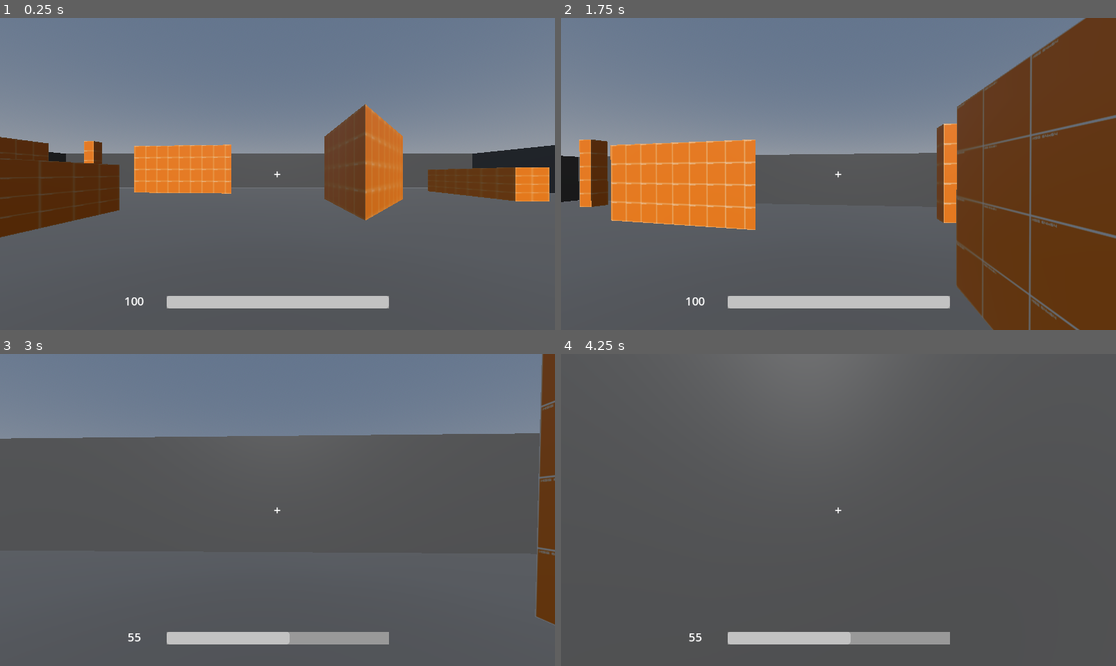
Above: before the commit, frames 1-4 (two rows, left to right).
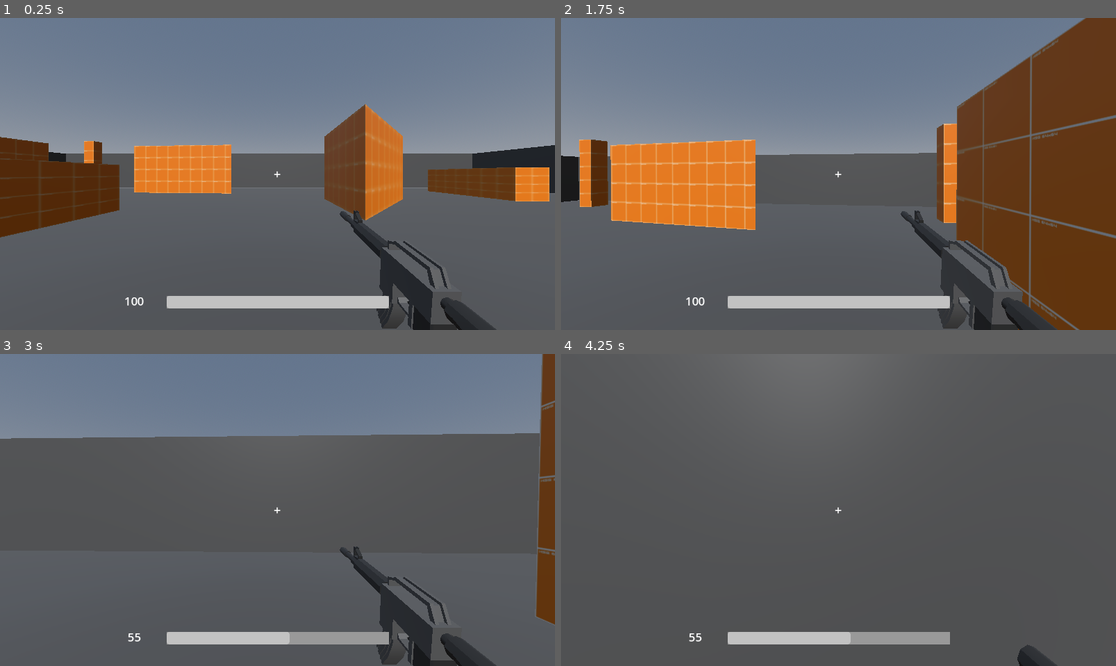
Above: after the commit, the same moments.

Repository: ORBStudios/overbullet
Game: Godot game, scene res://scenes/root.tscn
The game is run twice, just before and just after one commit, with the same random seed, the same clock (stepped at 60 frames per second) and the same inputs.
Inputs (mouse positions are in pixels of both pictures, inside the frame that each line leads up to):
- Up to frame 1 (0.25 s): no input
- Up to frame 2 (1.75 s): tap Enter at 0.5 s; move the mouse to (866, 174) at 0.52 s; press the mouse at (866, 174) at 0.53 s; hold W (forward) from 0.53 s (still down); tap Space (jump) at 0.77, 1.52 s; move the mouse to (810, 174) at 1.27 s; release the mouse at (810, 174) at 1.28 s; click (810, 174) at 1.35 s
- Up to frame 3 (3 s): keep holding W (forward); move the mouse to (288, 503) at 2.02 s; hold H 2.03-2.78 s; click (288, 503) at 2.3 s; move the mouse to (271, 516) at 2.77 s; click (271, 516) at 2.85 s
- Up to frame 4 (4.25 s): keep holding W (forward); tap Space (jump) at 3.02, 3.77 s; move the mouse to (877, 513) at 3.52 s; press the mouse at (877, 513) at 3.53 s; tap R (reload) at 4.15 s

The runs differ from the first frame. In frame 1, 2.7% of the frame differs, in the area x 61-90%, y 61-100%; in frame 2, 3.8%; in frame 3, 2.7%; in frame 4, 0.3%.

Commit message:
file management of guns and creation of config files

Diff:
--- a/project.godot
+++ b/project.godot
@@ -72,6 +72,18 @@
 "events": [Object(InputEventKey,"resource_local_to_scene":false,"resource_name":"","device":-1,"window_id":0,"alt_press …(192 unchanged characters)…
 ]
 }
+"switch prev"={
+"deadzone": 0.2,
+"events": [Object(InputEventKey,"resource_local_to_scene":false,"resource_name":"","device":-1,"window_id":0,"alt_pressed":false,"shift_pressed":false,"ctrl_pressed":false,"meta_pressed":false,"pressed":false,"keycode":0,"physical_keycode":81,"key_label":0,"unicode":113,"location":0,"echo":false,"script":null)
+, Object(InputEventMouseButton,"resource_local_to_scene":false,"resource_name":"","device":-1,"window_id":0,"alt_pressed":false,"shift_pressed":false,"ctrl_pressed":false,"meta_pressed":false,"button_mask":8,"position":Vector2(165, 12),"global_position":Vector2(172, 49),"factor":1.0,"button_index":4,"canceled":false,"pressed":true,"double_click":false,"script":null)
+]
+}
+"switch next"={
+"deadzone": 0.2,
+"events": [Object(InputEventKey,"resource_local_to_scene":false,"resource_name":"","device":-1,"window_id":0,"alt_pressed":false,"shift_pressed":false,"ctrl_pressed":false,"meta_pressed":false,"pressed":false,"keycode":0,"physical_keycode":69,"key_label":0,"unicode":101,"location":0,"echo":false,"script":null)
+, Object(InputEventMouseButton,"resource_local_to_scene":false,"resource_name":"","device":-1,"window_id":0,"alt_pressed":false,"shift_pressed":false,"ctrl_pressed":false,"meta_pressed":false,"button_mask":16,"position":Vector2(158, 9),"global_position":Vector2(165, 46),"factor":1.0,"button_index":5,"canceled":false,"pressed":true,"double_click":false,"script":null)
+]
+}
 
 [physics]
 
--- a/scenes/player.tscn
+++ b/scenes/player.tscn
@@ -1,7 +1,8 @@
-[gd_scene load_steps=5 format=3 uid="uid://dxawjyuoc7oa0"]
+[gd_scene load_steps=6 format=3 uid="uid://dxawjyuoc7oa0"]
 
 [ext_resource type="Script" uid="uid://cttkttrwrt4yf" path="res://scripts/character_body_3d.gd" id="1_3vyb7"]
 [ext_resource type="Script" uid="uid://lpkwkblt7thb" path="res://scripts/weaponmanager.gd" id="2_g2els"]
+[ext_resource type="PackedScene" uid="uid://beaxm7pjg3pvo" path="res://weapons/m4/m4.tscn" id="3_qhqgy"]
 
 [sub_resource type="CapsuleShape3D" id="CapsuleShape3D_g2els"]
 radius = 0.35
@@ -30,6 +31,9 @@
 transform = Transform3D(1, 0, 0, 0, 1, 0, 0, 0, 1, 0, -1.6, 0)
 script = ExtResource("2_g2els")
 
+[node name="M16 Body_7" parent="head/Camera3D/weaponmanager" instance=ExtResource("3_qhqgy")]
+transform = Transform3D(-0.5, 0, 7.54979e-08, 6.58007e-09, 0.498097, 0.0435779, -7.52106e-08, 0.0435779, -0.498097, 0.4, 1.3, -0.6)
+
 [node name="MeshInstance3D" type="MeshInstance3D" parent="."]
 transform = Transform3D(1, 0, 0, 0, 1, 0, 0, 0, 1, 0, 0.9, 0)
 mesh = SubResource("CapsuleMesh_3vyb7")
--- /dev/null
+++ b/weapons/ak47/config.tres
@@ -0,0 +1,13 @@
+[gd_resource type="Resource" script_class="Weapon" load_steps=2 format=3 uid="uid://cixxq6q0xolg8"]
+
+[ext_resource type="Script" uid="uid://cux7drn6fn7j1" path="res://scripts/weapon.gd" id="1_46gb7"]
+
+[resource]
+script = ExtResource("1_46gb7")
+weapon_name = "Weapon"
+damage = 10
+fire_rate = 0.15
+magazine_size = 22
+reload_time = 1.2
+reserve_ammo = 66
+metadata/_custom_type_script = "uid://cux7drn6fn7j1"
--- /dev/null
+++ b/weapons/dragunov/config.tres
@@ -0,0 +1,13 @@
+[gd_resource type="Resource" script_class="Weapon" load_steps=2 format=3 uid="uid://ogig27lvm46k"]
+
+[ext_resource type="Script" uid="uid://cux7drn6fn7j1" path="res://scripts/weapon.gd" id="1_wwk8n"]
+
+[resource]
+script = ExtResource("1_wwk8n")
+weapon_name = "Weapon"
+damage = 10
+fire_rate = 0.15
+magazine_size = 22
+reload_time = 1.2
+reserve_ammo = 66
+metadata/_custom_type_script = "uid://cux7drn6fn7j1"
--- /dev/null
+++ b/weapons/m1887/config.tres
@@ -0,0 +1,13 @@
+[gd_resource type="Resource" script_class="Weapon" load_steps=2 format=3 uid="uid://bvwdskye4ad4p"]
+
+[ext_resource type="Script" uid="uid://cux7drn6fn7j1" path="res://scripts/weapon.gd" id="1_3tssv"]
+
+[resource]
+script = ExtResource("1_3tssv")
+weapon_name = "Weapon"
+damage = 10
+fire_rate = 0.15
+magazine_size = 22
+reload_time = 1.2
+reserve_ammo = 66
+metadata/_custom_type_script = "uid://cux7drn6fn7j1"
--- /dev/null
+++ b/weapons/m4/config.tres
@@ -0,0 +1,13 @@
+[gd_resource type="Resource" script_class="Weapon" load_steps=2 format=3 uid="uid://bp8725diranpy"]
+
+[ext_resource type="Script" uid="uid://cux7drn6fn7j1" path="res://scripts/weapon.gd" id="1_ur3oa"]
+
+[resource]
+script = ExtResource("1_ur3oa")
+weapon_name = "Weapon"
+damage = 10
+fire_rate = 0.15
+magazine_size = 22
+reload_time = 1.2
+reserve_ammo = 66
+metadata/_custom_type_script = "uid://cux7drn6fn7j1"
--- /dev/null
+++ b/weapons/m40/config.tres
@@ -0,0 +1,13 @@
+[gd_resource type="Resource" script_class="Weapon" load_steps=2 format=3 uid="uid://6cp6xelx8elx"]
+
+[ext_resource type="Script" uid="uid://cux7drn6fn7j1" path="res://scripts/weapon.gd" id="1_fimdx"]
+
+[resource]
+script = ExtResource("1_fimdx")
+weapon_name = "Weapon"
+damage = 10
+fire_rate = 0.15
+magazine_size = 22
+reload_time = 1.2
+reserve_ammo = 66
+metadata/_custom_type_script = "uid://cux7drn6fn7j1"
--- /dev/null
+++ b/weapons/mp5/config.tres
@@ -0,0 +1,13 @@
+[gd_resource type="Resource" script_class="Weapon" load_steps=2 format=3 uid="uid://c4ssge68brbsh"]
+
+[ext_resource type="Script" uid="uid://cux7drn6fn7j1" path="res://scripts/weapon.gd" id="1_0eiph"]
+
+[resource]
+script = ExtResource("1_0eiph")
+weapon_name = "Weapon"
+damage = 10
+fire_rate = 0.15
+magazine_size = 22
+reload_time = 1.2
+reserve_ammo = 66
+metadata/_custom_type_script = "uid://cux7drn6fn7j1"
--- /dev/null
+++ b/weapons/pistol/config.tres
@@ -0,0 +1,13 @@
+[gd_resource type="Resource" script_class="Weapon" load_steps=2 format=3 uid="uid://cx525iq6nrnqe"]
+
+[ext_resource type="Script" uid="uid://cux7drn6fn7j1" path="res://scripts/weapon.gd" id="1_lx4gp"]
+
+[resource]
+script = ExtResource("1_lx4gp")
+weapon_name = "Weapon"
+damage = 10
+fire_rate = 0.15
+magazine_size = 22
+reload_time = 1.2
+reserve_ammo = 66
+metadata/_custom_type_script = "uid://cux7drn6fn7j1"
--- /dev/null
+++ b/weapons/shotgun/config.tres
@@ -0,0 +1,13 @@
+[gd_resource type="Resource" script_class="Weapon" load_steps=2 format=3 uid="uid://dqm4ooastoydm"]
+
+[ext_resource type="Script" uid="uid://cux7drn6fn7j1" path="res://scripts/weapon.gd" id="1_bxeqa"]
+
+[resource]
+script = ExtResource("1_bxeqa")
+weapon_name = "Weapon"
+damage = 10
+fire_rate = 0.15
+magazine_size = 22
+reload_time = 1.2
+reserve_ammo = 66
+metadata/_custom_type_script = "uid://cux7drn6fn7j1"
--- /dev/null
+++ b/weapons/vector/config.tres
@@ -0,0 +1,13 @@
+[gd_resource type="Resource" script_class="Weapon" load_steps=2 format=3 uid="uid://knyhlqv0bn74"]
+
+[ext_resource type="Script" uid="uid://cux7drn6fn7j1" path="res://scripts/weapon.gd" id="1_km1x2"]
+
+[resource]
+script = ExtResource("1_km1x2")
+weapon_name = "Weapon"
+damage = 10
+fire_rate = 0.15
+magazine_size = 22
+reload_time = 1.2
+reserve_ammo = 66
+metadata/_custom_type_script = "uid://cux7drn6fn7j1"
Not shown, removed: models/guns/Shotgun.mtl
Binary file removed: models/guns/smg_0.png
Not shown, removed: models/guns/smg_0.png.import
Renamed: weapons/ak_47.tscn -> weapons/ak47/ak47.tscn
Renamed: weapons/dragunov_svd.tscn -> weapons/dragunov/dragunov.tscn
Renamed: weapons/sawed_off_shotgun.tscn -> weapons/m1887/m1887.tscn
Renamed: weapons/m_16.tscn -> weapons/m4/m4.tscn
Renamed: weapons/m_40.tscn -> weapons/m40/m40.tscn
Renamed: weapons/mp_5.tscn -> weapons/mp5/mp5.tscn
Renamed: weapons/glock_handgun.tscn -> weapons/pistol/pistol.tscn
Renamed: weapons/pump_action_shotgun.tscn -> weapons/shotgun/shotgun.tscn
Renamed: weapons/kriss_vector.tscn -> weapons/vector/vector.tscn
